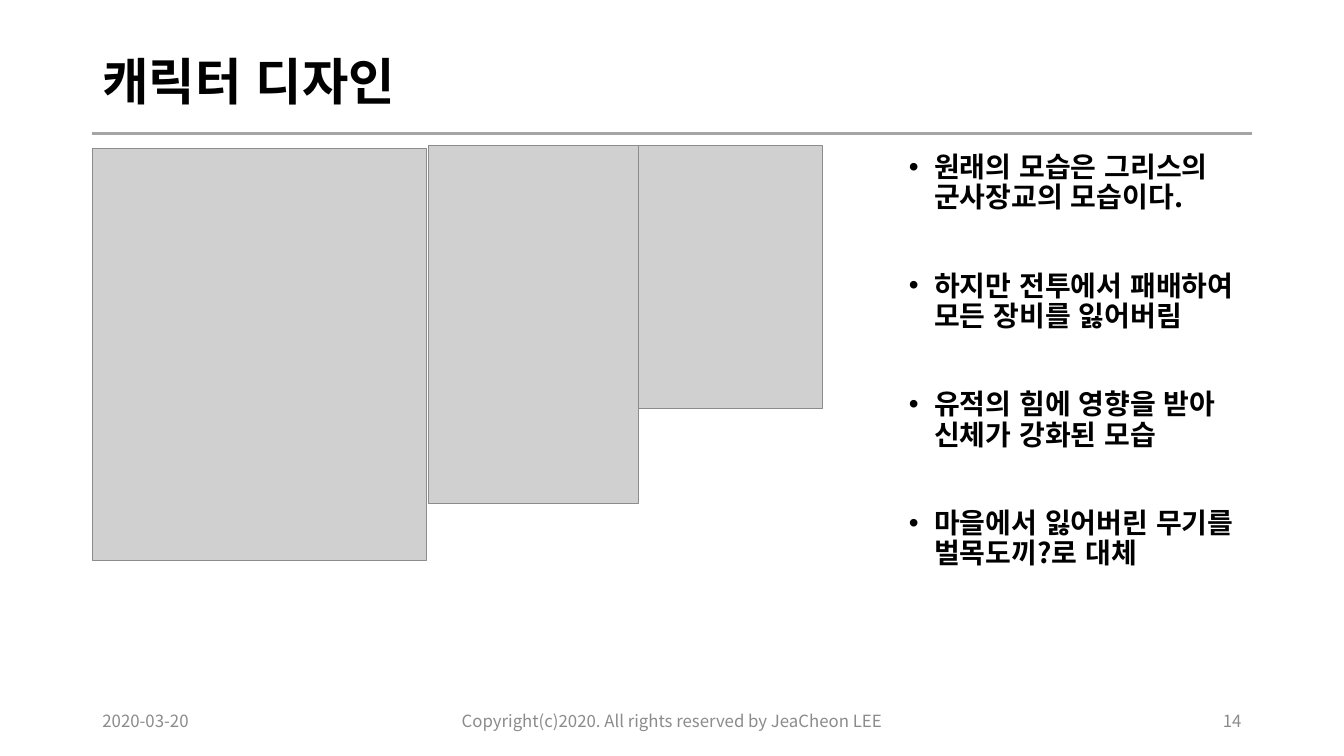
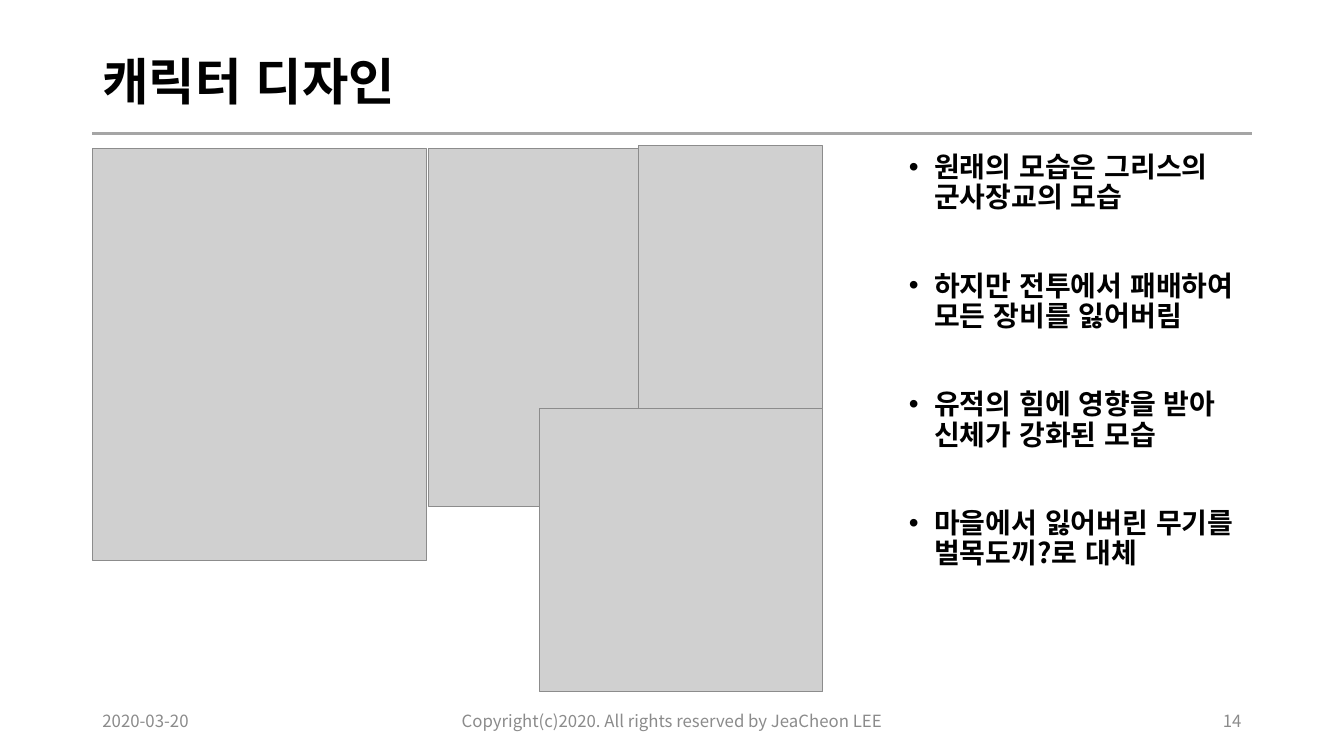
Before and after one commit to lee1030cjs/SemiProject_ActionRPG, a slide deck: slide 14 of 01.Document/01.컨셉기획/[SemiProject1]20200320_ActionRPG_concept_design_이재천_ver0.1.pptx. Drawn at 1344x756 pixels with LibreOffice and Linux fonts; fonts in the diff are those of the drawing; grey boxes stand for pictures. Boxes give left, top, right and bottom in pixels: in the first picture for what was removed or moved away, otherwise in the second. Text is boxed around its words. In the diff, an @@ line names an element or a change of style, - is before the commit and + after.

```diff
--- a/01.Document/01.컨셉기획/[SemiProject1]20200320_ActionRPG_concept_design_이재천_ver0.1.pptx
+++ b/01.Document/01.컨셉기획/[SemiProject1]20200320_ActionRPG_concept_design_이재천_ver0.1.pptx
@@ text at [934,153,1208,210]: text changed @@
-• 원래의 모습은 그리스의 군사장교의 모습이다.
+• 원래의 모습은 그리스의 군사장교의 모습
@@ picture added at [539,408,823,692] @@
```
Also in this commit, not shown: 9 other slides changed, 1 slide added, 2 other files.
